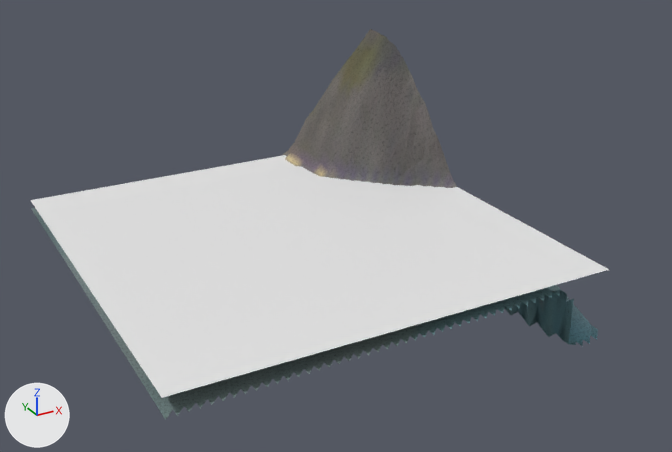
The glTF model eloria-assets/maps/continent-v2/stagheath/client/chunks/07_11/world.glb, before and after one commit.
Rendered twice from a camera (50 mm lens) standing at (-328.2, -298.7, 85.2) and looking at (-238.2, -135.2, 3.4). The axes (+X, +Y, +Z) are drawn at lower left. The lights are the same throughout. The picture after the commit comes second. Where no turn or scale is listed for an object, it has been applied to the vertices. Vertices at exactly the same position are counted once.

Before the edit, the objects in view are built like this:
```python
me_authoredground_stagheathbase_stagheath_07_11 = bpy.data.meshes.new('AuthoredGround_stagheathBase_stagheath_07_11')
me_authoredground_stagheathbase_stagheath_07_11.from_pydata(...)  # 2448 vertices, 4608 faces; spans x 637.0..733.0, y -6693.0..-6595.0, z -16.0..31.8
me_authoredground_stagheathbase_stagheath_07_11.materials.append(mat_authored_stagheathbase)
me_terrain_stagheath_07_11 = bpy.data.meshes.new('Terrain_stagheath_07_11')
me_terrain_stagheath_07_11.from_pydata(...)  # 2401 vertices, 4608 faces; spans x 637.0..733.0, y -6691.0..-6595.0, z -16.0..31.8
me_terrain_stagheath_07_11.materials.append(mat_continental_ground)
me_water_stagheath_07_11 = bpy.data.meshes.new('Water_stagheath_07_11')
me_water_stagheath_07_11.from_pydata([(637.0, -6596.0, 0.0), (637.0, -6692.0, 0.0), (733.0, -6692.0, 0.0), (733.0, -6596.0, 0.0)], [], [(0, 1, 2), (2, 3, 0)])
me_water_stagheath_07_11.materials.append(mat_water_sea)  # its picture is missing
ob_authoredground_stagheathbase_stagheath_07_11 = bpy.data.objects.new('AuthoredGround_stagheathBase_stagheath_07_11', me_authoredground_stagheathbase_stagheath_07_11)
ob_authoredground_stagheathbase_stagheath_07_11.location = (-929.0, 6517.0, 0.0)
ob_terrain_stagheath_07_11 = bpy.data.objects.new('Terrain_stagheath_07_11', me_terrain_stagheath_07_11)
ob_terrain_stagheath_07_11.location = (-929.0, 6517.0, 0.0)
ob_water_stagheath_07_11 = bpy.data.objects.new('Water_stagheath_07_11', me_water_stagheath_07_11)
ob_water_stagheath_07_11.location = (-929.0, 6517.0, 0.0)
```
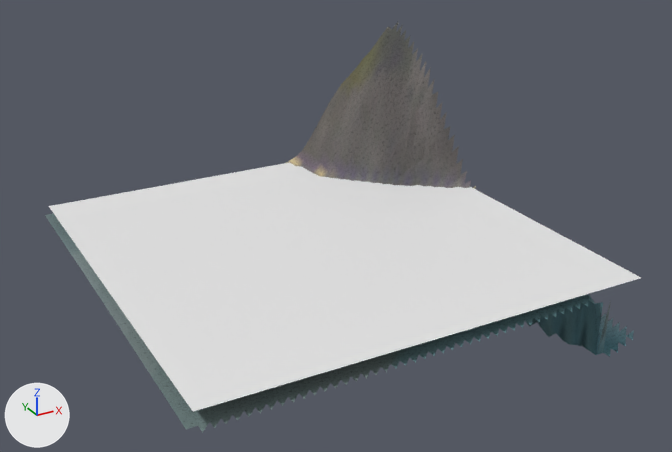
What differs and where, as boxes [x1, y1, x2, y2] in the pictures (672 x 452 px; the box of a moved part takes in the faces that stretch with it):
'Water_stagheath_07_11', mesh moved
    before: [31, 155, 609, 398]
    after: [49, 162, 641, 411]
'AuthoredGround_stagheathBase_stagheath_07_11', reshaped
    before: [33, 29, 598, 420]
    after: [47, 20, 634, 433]
'Terrain_stagheath_07_11', reshaped (mostly hidden)
    before: [31, 30, 568, 387]
    after: [45, 27, 596, 429]
part 3 of me_authoredground_stagheathbase_stagheath_07_11, moved or reshaped
    before: [33, 29, 381, 420]
    after: [182, 20, 634, 433]

The edits, one by one:
me_terrain_stagheath_07_11 is used by ob_terrain_stagheath_07_11; location (-929.0, 6517.0, 0.0).
me_terrain_stagheath_07_11 had 2401 vertices, 4608 faces and spanned x 637.0..733.0, y -6691.0..-6595.0, z -16.0..31.8.
me_terrain_stagheath_07_11 now has 2401 vertices, 4608 faces and spans x 639.0..735.0, y -6697.0..-6601.0, z -16.0..33.4.
me_terrain_stagheath_07_11 part 1: 2401 of 2401 vertices moved; they spanned x 637.0..733.0, y -6691.0..-6595.0, z -16.0..31.8 and now span x 639.0..735.0, y -6697.0..-6601.0, z -16.0..33.4; mean shift (2.0, -6.0, -0.3).
me_water_stagheath_07_11 is used by ob_water_stagheath_07_11; location (-929.0, 6517.0, 0.0).
me_water_stagheath_07_11 had 4 vertices, 2 faces and spanned x 637.0..733.0, y -6692.0..-6596.0, z 0.0.
me_water_stagheath_07_11 now has 4 vertices, 2 faces and spans x 640.0..736.0, y -6698.0..-6602.0, z 0.0.
me_water_stagheath_07_11 part 2: the whole mesh is moved by (3.0, -6.0, 0.0).
me_authoredground_stagheathbase_stagheath_07_11 is used by ob_authoredground_stagheathbase_stagheath_07_11; location (-929.0, 6517.0, 0.0).
me_authoredground_stagheathbase_stagheath_07_11 had 2448 vertices, 4608 faces and spanned x 637.0..733.0, y -6693.0..-6595.0, z -16.0..31.8.
me_authoredground_stagheathbase_stagheath_07_11 now has 2496 vertices, 4608 faces and spans x 639.0..737.0, y -6699.0..-6601.0, z -16.0..35.1.
me_authoredground_stagheathbase_stagheath_07_11 part 3: 194 vertices removed from x 637.0..733.0, y -6693.0..-6595.0, z -6.9..31.8; 242 vertices added at x 639.0..737.0, y -6699.0..-6601.0, z -16.0..35.1.
